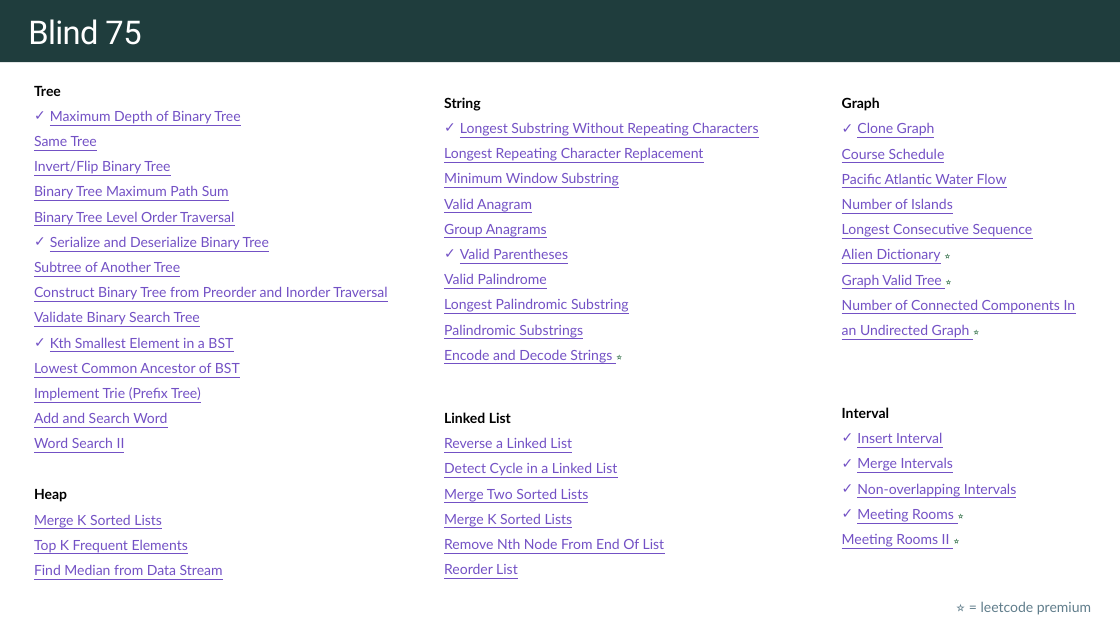
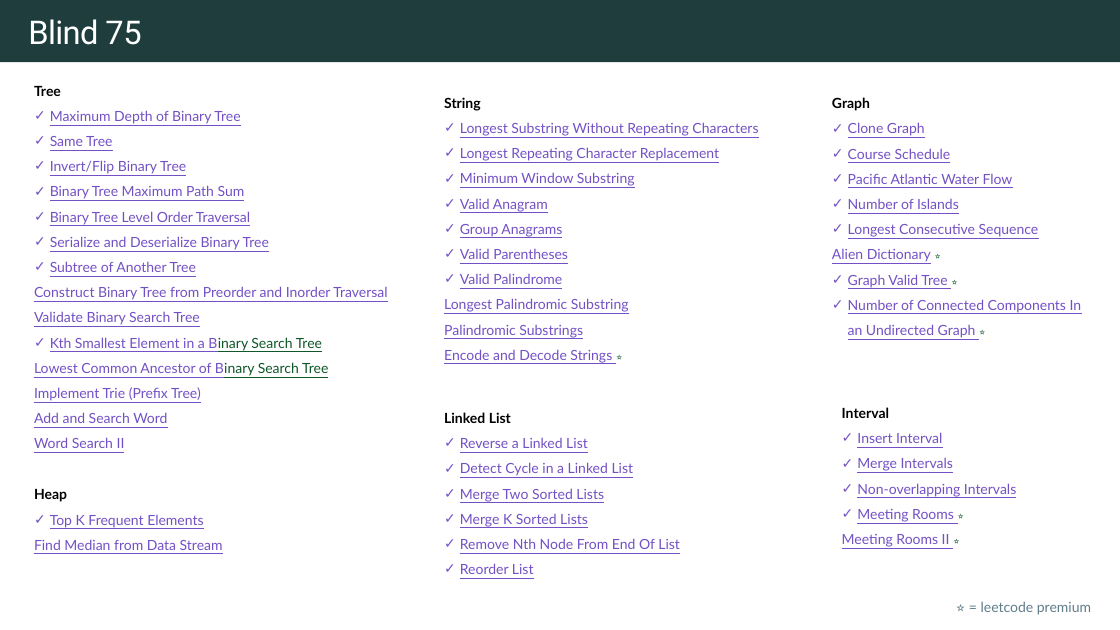
Before and after one commit to rfdavid/coding-interview-handbook-cpp, a slide deck: slide 6 of Algorithm and problem Solving Cheatsheet.pptm. Drawn at 1120x630 pixels with LibreOffice and Linux fonts; fonts in the diff are those of the drawing. Boxes give left, top, right and bottom in pixels: in the first picture for what was removed or moved away, otherwise in the second. Text is boxed around its words. In the diff, an @@ line names an element or a change of style, - is before the commit and + after.

```diff
--- a/Algorithm and problem Solving Cheatsheet.pptm
+++ b/Algorithm and problem Solving Cheatsheet.pptm
@@ text "Graph": place and size @@
-text "Graph" at (842, 97, 1076, 338)
+text "Graph" at (832, 97, 1082, 338)
@@ text at (50, 136, 250, 272): bullet none to ✓ @@
@@ text at (460, 147, 719, 284): bullet none to ✓ @@
@@ text at (848, 148, 1082, 338): bullet none to ✓ @@
@@ text at (34, 337, 328, 376): text changed @@
-✓ Kth Smallest Element in a BST
-Lowest Common Ancestor of BST
+✓ Kth Smallest Element in a Binary Search Tree
+Lowest Common Ancestor of Binary Search Tree
@@ text at (460, 438, 680, 574): bullet none to ✓ @@
@@ text at (34, 515, 162, 528): paragraph removed @@
-Merge K Sorted Lists
@@ text at (50, 515, 203, 528): bullet none to ✓ @@
```
Also in this commit, not shown: 13 other slides changed, 75 slides added, 1 slide removed, 17 other files.
